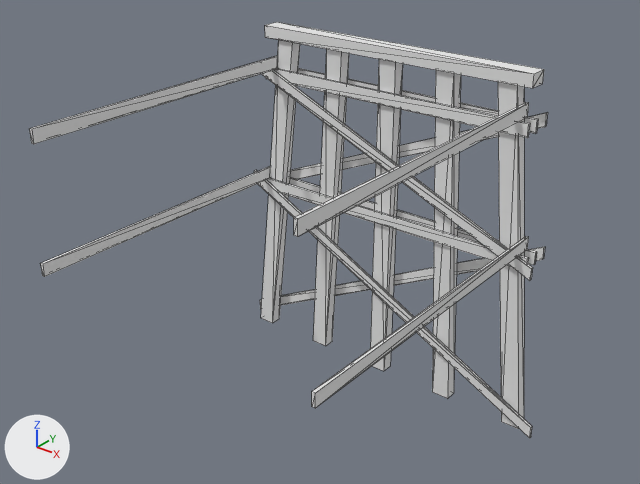
Renders of the OBJ model Assets/GameAssets/Art/Models/Railroad/Track/BridgeSupport.obj from each side of a commit.
One viewpoint serves both versions: a camera (50 mm lens) standing at (7.43, -11.14, 2.83) and looking at (0.33, -2.27, -2.66). The lights are fixed; the arrows at lower left show +X, +Y and +Z. The older version comes first. Mesh edges are drawn as thin lines. Where no turn or scale is listed for an object, it has been applied to the vertices.

In view in the first picture: 'BridgeSupport'.
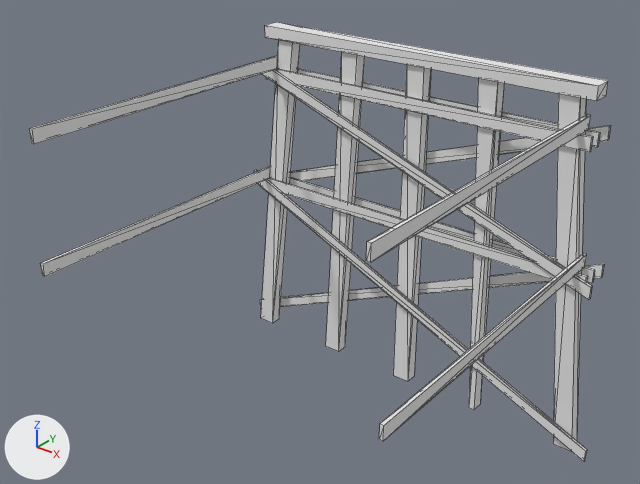
The newer file is also turned or shifted as a whole; pictures and numbers use the older file's frame.

Patch to the scene script:
```diff
--- a/Assets/GameAssets/Art/Models/Railroad/Track/BridgeSupport.obj.py
+++ b/Assets/GameAssets/Art/Models/Railroad/Track/BridgeSupport.obj.py
@@ me_bridgesupport @@
 # used by ob_bridgesupport; location = (0.0, 0.0, 0.0)
 # before: 80 (1.15, -0.25, -0.5) at pixel (453, 72), 81 (0.85, -0.25, -0.5), 82 (1.15, -0.05, -0.5), 83 (0.85, -0.05, -0.5), 85 (1.15, -0.25, -6.0) at pixel (432, 392)
 # before: 87 (1.15, -0.05, -6.0)
 # before: 56 (3.0, -0.3, -6.0) at pixel (531, 436), 57 (3.0, -0.3, -5.8) at pixel (532, 426), 58 (3.0, -0.35, -6.0) at pixel (529, 438), 59 (3.0, -0.35, -5.8) at pixel (530, 427)
-me_bridgesupport.from_pydata(...)  # 144 vertices, 196 faces; spans x -3.0..3.0, y -5.0..0.05, z -6.0..-0.3
-me_bridgesupport.vertices[84].co = (1.45, -0.25, -6.0)  # pixel (447, 398)
-me_bridgesupport.vertices[86].co = (1.45, -0.05, -6.0)  # pixel (453, 393)
+me_bridgesupport.from_pydata(...)  # 144 vertices, 196 faces; spans x -3.0..3.9, y -5.0..0.05, z -6.0..-0.3
+# me_bridgesupport part 1: the loose piece of 8 vertices spanning x -0.15..0.15, y -0.25..-0.05, z -6.0..-0.5 is moved by (0.5, 0.0, 0.0)
+# me_bridgesupport part 2: the loose piece of 8 vertices spanning x -1.45..-0.85, y -0.25..-0.05, z -6.0..-0.5 is moved by (0.3, 0.0, 0.0)
+# me_bridgesupport part 3: the loose piece of 8 vertices spanning x 1.85..2.75, y -0.25..-0.05, z -6.0..-0.5 is moved by (0.9, 0.0, 0.0)
+# me_bridgesupport part 4: the loose piece of 8 vertices spanning x 2.4..2.45, y -5.0..0.0, z -3.0..-2.8 is moved by (0.9, 0.0, 0.0)
+# me_bridgesupport part 5: the loose piece of 8 vertices spanning x 2.18..2.23, y -5.0..0.0, z -1.0..-0.8 is moved by (0.9, 0.0, 0.0)
+# me_bridgesupport part 6: all 16 vertices in x 2.4..2.5, y -0.3..0.05, z -1.2..-0.3 are moved by (0.9, 0.0, 0.0)
+# me_bridgesupport part 7: all 16 vertices in x 2.6..2.7, y -0.35..0.05, z -3.3..-2.9 are moved by (0.9, 0.0, 0.0)
+# me_bridgesupport part 8
+for i in [*range(80, 84), 85, 87]: me_bridgesupport.vertices[i].co += Vector((0.7, 0.0, 0.0))
+me_bridgesupport.vertices[84].co = (1.95, -0.25, -6.0)  # pixel (473, 409)
+me_bridgesupport.vertices[86].co = (1.95, -0.05, -6.0)  # pixel (480, 404)
+# me_bridgesupport part 9
+for i in [*range(56, 60)]: me_bridgesupport.vertices[i].co += Vector((0.9, 0.0, 0.0))
 me_bridgesupport.materials.append(mat_woodsupports)
```

What differs and where, as boxes [x1, y1, x2, y2] in the pictures (640 x 484 px; the box of a moved part takes in the faces that stretch with it):
'BridgeSupport', reshaped (12% wider): before [29, 22, 548, 438]; after [29, 22, 611, 461]
part 1 of me_bridgesupport, moved or reshaped: before [370, 59, 403, 371]; after [393, 65, 431, 381]
part 2 of me_bridgesupport, moved or reshaped: before [313, 49, 349, 346]; after [326, 52, 365, 352]
part 3 of me_bridgesupport, moved or reshaped: before [498, 82, 524, 429]; after [553, 94, 586, 452]
part 4 of me_bridgesupport, moved or reshaped: before [312, 236, 529, 408]; after [379, 253, 587, 441]
part 5 of me_bridgesupport, moved or reshaped: before [294, 102, 529, 237]; after [366, 114, 591, 262]
part 6 of me_bridgesupport, moved or reshaped: before [265, 22, 548, 179]; after [265, 22, 611, 181]
part 7 of me_bridgesupport, moved or reshaped: before [260, 70, 545, 309]; after [260, 70, 604, 309]
part 8 of me_bridgesupport, moved or reshaped: before [432, 70, 461, 399]; after [469, 78, 504, 410]
part 9 of me_bridgesupport, moved or reshaped: before [254, 170, 532, 438]; after [254, 170, 587, 461]
